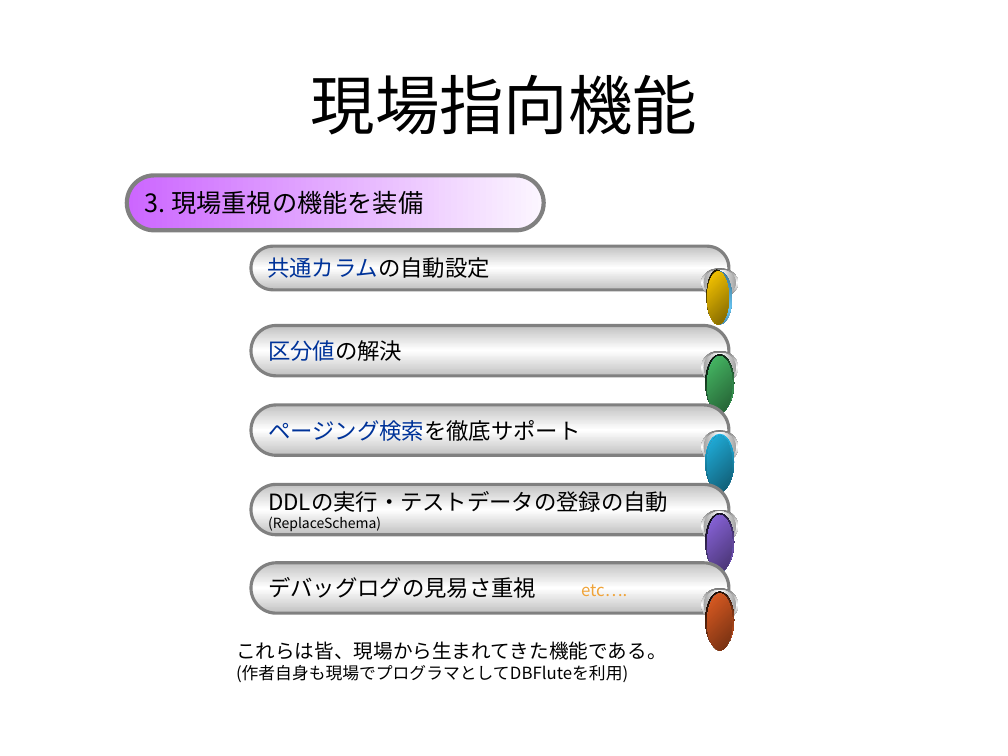
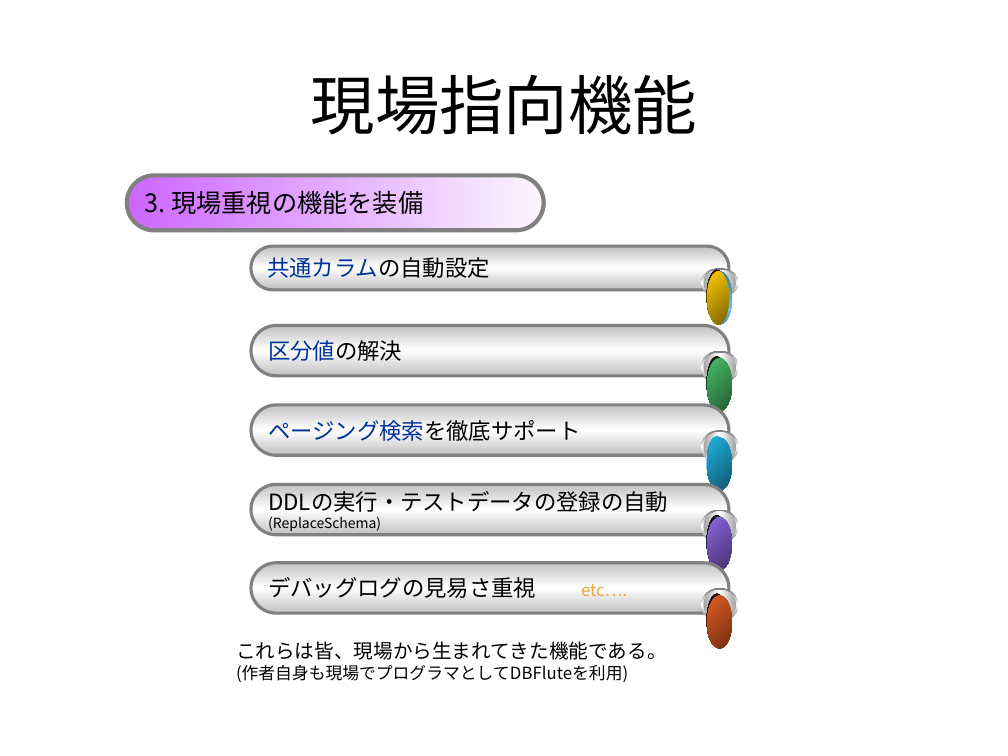
Before and after one commit to seasarorg/dbflute, a slide deck: slide 5 of dbflute/etc/doc/ref/session/resource/sc2008spring_a2_dbflute.pptx. Drawn at 1008x756 pixels with LibreOffice and Linux fonts; fonts in the diff are those of the drawing; background and template pictures are left out. Boxes give left, top, right and bottom in pixels: in the first picture for what was removed or moved away, otherwise in the second. Text is boxed around its words. In the diff, an @@ line names an element or a change of style, - is before the commit and + after.

```diff
--- a/dbflute/etc/doc/ref/session/resource/sc2008spring_a2_dbflute.pptx
+++ b/dbflute/etc/doc/ref/session/resource/sc2008spring_a2_dbflute.pptx
@@ ellipse: place and size @@
-ellipse at bbox=[706, 355, 734, 412]
+ellipse at bbox=[707, 357, 727, 410]
@@ ellipse: place and size @@
-ellipse at bbox=[706, 355, 734, 412]
+ellipse at bbox=[707, 357, 727, 410]
@@ ellipse: place and size @@
-ellipse at bbox=[706, 433, 734, 491]
+ellipse at bbox=[707, 435, 727, 489]
@@ ellipse: place and size @@
-ellipse at bbox=[706, 433, 734, 491]
+ellipse at bbox=[707, 435, 727, 489]
@@ ellipse: place and size @@
-ellipse at bbox=[706, 513, 734, 571]
+ellipse at bbox=[707, 515, 727, 569]
@@ ellipse: place and size @@
-ellipse at bbox=[706, 513, 734, 571]
+ellipse at bbox=[707, 515, 727, 569]
@@ ellipse: place and size @@
-ellipse at bbox=[706, 592, 734, 649]
+ellipse at bbox=[707, 594, 727, 647]
@@ ellipse: place and size @@
-ellipse at bbox=[706, 592, 734, 649]
+ellipse at bbox=[707, 594, 727, 647]
```
Also in this commit, not shown: 3 other slides changed, 1 slide added, 1 slide removed.
